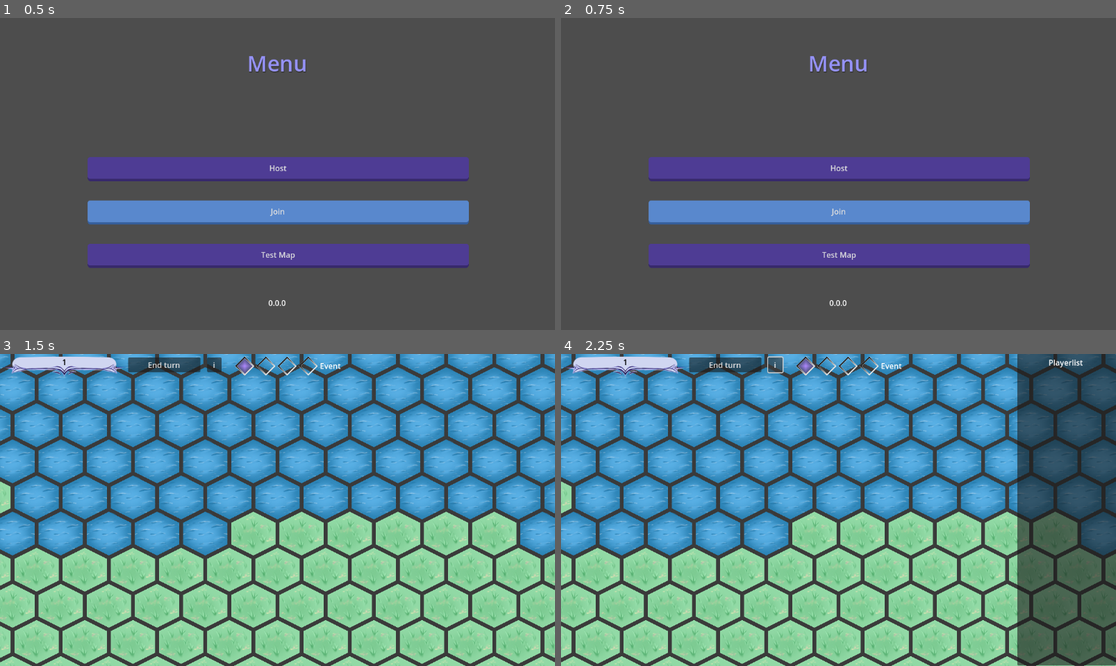
Above: before the commit, frames 1-4 (two rows, left to right).
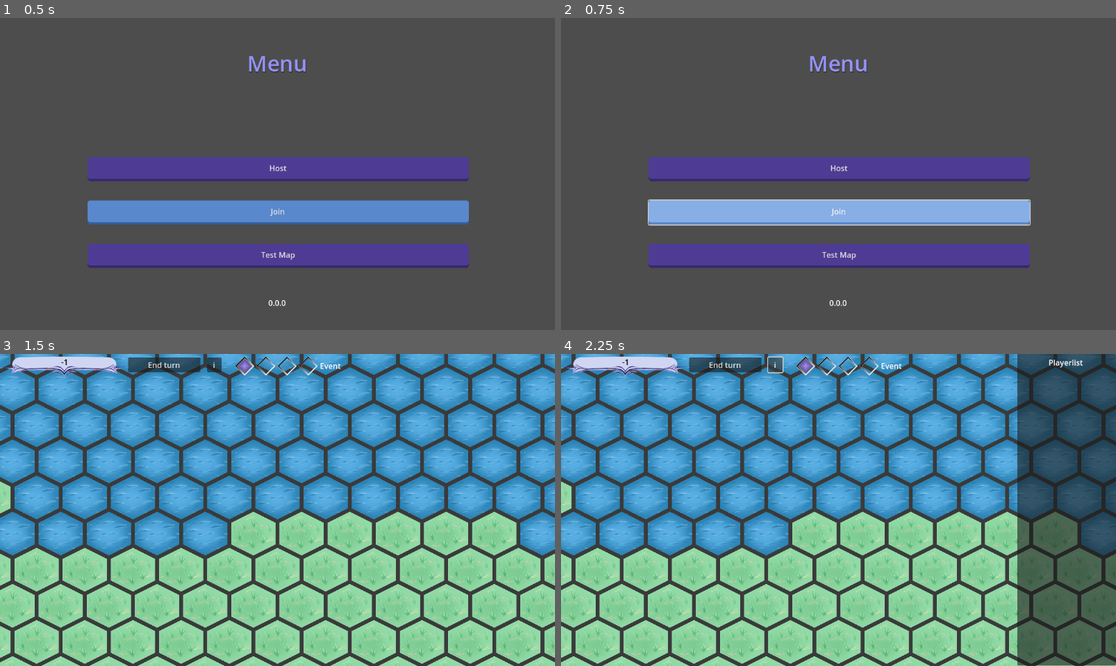
Above: after the commit, the same moments.

Repository: DragonCat4012/Shyv_Game
Game: Godot game, scene res://Scenes/menu.tscn
The game is run twice, just before and just after one commit, with the same random seed, the same clock (stepped at 60 frames per second) and the same inputs.
Inputs:
- Up to frame 1 (0.5 s): no input
- Up to frame 2 (0.75 s): click "Join" at 0.5 s
- Up to frame 3 (1.5 s): click "Test Map" at 1.25 s
- Up to frame 4 (2.25 s): click "i" at 2 s

Frame 1 is identical in both runs. In frame 2, 5.8% of the frame differs, in the area x 15-85%, y 58-67%; in frame 3, less than 0.1%; in frame 4, less than 0.1%.

Commit message:
Connect to lobbies

Diff:
--- a/GamManager.gd
+++ b/GamManager.gd
@@ -2,7 +2,7 @@
 
 var multiplayer_peer = ENetMultiplayerPeer.new()
 const Port = 9999
-const Adress = "127.0.0.1"
+const Adress = '127.0.0.1'
 
 # Lobby managment
 var connected_peer_ids: Array[int] = []
@@ -39,13 +39,19 @@
 var endedTurnNations: Array[String] = [] # host only, nationIDs which have finished their turn in the current game phase
 var hasEndedTurn = false # Client only to hide ent turn option and disable actions
 
+func _ready():
+	multiplayer.connected_to_server.connect(self._on_join_succeed)
+	multiplayer.connection_failed.connect(self._on_join_failure)
+
 func _on_host_pressed():
-	multiplayer_peer.create_server(Port)
+	isHost = true
+
+	multiplayer_peer.create_client(Adress, Port)
 	multiplayer.multiplayer_peer = multiplayer_peer
+
 	print_signed("created host id: ", multiplayer.get_unique_id())
-	ownID = multiplayer.get_unique_id()
-	isHost = true
-	print(multiplayer_peer.get_connection_status())
+
+	return # TODO: let server ahndle that? not sure
 	multiplayer_peer.peer_connected.connect(
 		func(new_peer_id):
 			rpc("_on_player_connected", new_peer_id)
@@ -62,41 +68,32 @@
 
 
 func _on_join_pressed():
-	if multiplayer_peer.create_client(Adress, Port) != OK:
-		print("connetion refused")
-
-#	multiplayer_peer.create_client(Adress, Port)
+	multiplayer_peer.create_client(Adress, Port)
 	multiplayer.multiplayer_peer = multiplayer_peer
 
-
-	get_tree().set_multiplayer(multiplayer_peer)
-	OfflineMultiplayerPeer
+func _on_join_succeed():
+	multiplayer.multiplayer_peer = multiplayer_peer
+	get_tree().set_multiplayer(multiplayer)
 	ownID = multiplayer.get_unique_id()
 
-	match  multiplayer_peer.get_connection_status():
-		0: # CONNECTION_DISCONNECTED
-			print("Disconnected")
-			# TODO: return to menu
-			return
-		1:  #CONNECTION_CONNECTING
-			print("Trying to connect....")
-			return
-		2: #CONNECTION_CONNECTED
+	print_signed("joined with: ", multiplayer.get_unique_id())
+	print_signed("already joined players: ", multiplayer.get_peers())
+	connected_peer_ids.assign(multiplayer.get_peers()) # TODO: filter out 1
+	connected = true
+	EventSystem.CONNECTED_SUCCESSFULL.emit()
 
-			print("Connected")
+	if isHost:
+		rpc_id(1,"_on_lobby_create", ownID)
 
-	print_signed("join with: ", multiplayer.get_unique_id())
-	print_signed("already joined players: ", multiplayer.get_peers())
-	connected_peer_ids.assign(multiplayer.get_peers())
-	connected = true # TODO move into connect callback
+func _on_join_failure():
+	print("Failed to connect to Server")
 
-	multiplayer_peer.peer_disconnected.connect (
-		func():
-			ownID = -1
-			connected = false
-			print("welp disconnect")
-	)
+# Server calls
+@rpc("any_peer", "call_remote", "reliable")
+func _on_lobby_create(lobbyID): # Ignore
+	print("ej")
 
+# MARK: RPc
 @rpc
 func _on_peer_disconnect(peerID):
 	print_signed("peer disconnected: ", peerID)
@@ -170,6 +167,7 @@
 	print("[",multiplayer.get_unique_id(), "]: ", arg, arg2, arg3, arg4)
 
 func reset_after_disconnect():
+	multiplayer.multiplayer_peer = null
 	connected_peer_ids = []
 	messages = {}
 	ready_peer_ids = []
--- a/Global/EventSystem.gd
+++ b/Global/EventSystem.gd
@@ -1,4 +1,7 @@
 extends Node
+
+# Lobby
+signal CONNECTED_SUCCESSFULL
 
 # Host
 signal PHASE_UPDATED(phase)
--- a/Scenes/Lobby/hostView.gd
+++ b/Scenes/Lobby/hostView.gd
@@ -3,6 +3,7 @@
 @onready var start_button = $StartButton
 @onready var player_rect = $Panel/VBoxContainer/Label
 @onready var v_box_container = $Panel/VBoxContainer
+@onready var id_label = $IDLabel
 
 var lastArr = ""
 
@@ -26,6 +27,7 @@
 		v_box_container.add_child(e)
 
 	lastArr = str(GamManager.connected_peer_ids)
+	id_label.text = "ID: " + str(GamManager.ownID)
 
 func _on_start_button_pressed():
 	var mapSeed = randi_range(0,9)
--- a/Scenes/Lobby/hostView.tscn
+++ b/Scenes/Lobby/hostView.tscn
@@ -15,6 +15,16 @@
 theme = ExtResource("2_wkbmb")
 text = "Host View
 "
+
+[node name="IDLabel" type="Label" parent="."]
+offset_left = 527.0
+offset_top = 61.0
+offset_right = 565.0
+offset_bottom = 84.0
+theme_override_colors/font_color = Color(0.659793, 0.645736, 0.990409, 1)
+text = "ID"
+horizontal_alignment = 1
+vertical_alignment = 1
 
 [node name="StartButton" type="Button" parent="."]
 offset_left = 964.0
--- a/Scenes/menu.gd
+++ b/Scenes/menu.gd
@@ -7,10 +7,11 @@
 	var version = file.get_as_text()
 	file.close()
 	version_label.text = version
+	EventSystem.CONNECTED_SUCCESSFULL.connect(_change_to_peer_view)
+
 
 func _on_join_button_pressed():
 	GamManager._on_join_pressed()
-	get_tree().change_scene_to_file(SceneManager.PEERSCENE)
 
 func _on_host_button_pressed():
 	GamManager._on_host_pressed()
@@ -18,3 +19,6 @@
 
 func _on_test_pressed():
 	get_tree().change_scene_to_file(SceneManager.GAMESCENE)
+#Scenes
+func _change_to_peer_view():
+	get_tree().change_scene_to_file(SceneManager.PEERSCENE)
--- a/ServerProject/Server.gd
+++ /dev/null
@@ -1,23 +0,0 @@
-extends Node
-
-var network = ENetMultiplayerPeer.new()
-var port = 9999
-
-func _ready():
-	start_server()
-
-
-func start_server():
-	network.create_server(port, 100)
-	print("Server started")
-	print(IP.get_local_addresses())
-	print(IP.resolve_hostname(str(OS.get_environment("COMPUTERNAME")),1))
-
-	network.connect("peer_connected", _peer_connected)
-	network.connect("peer_disconnected", _peer_disconnected)
-
-func _peer_connected(player_id):
-	print("> ", player_id, " Connected")
-
-func _peer_disconnected(player_id):
-	print("> ", player_id, " Disconnected")
--- a/ServerProject/icon.svg
+++ /dev/null
@@ -1 +0,0 @@
-<svg height="128" width="128" xmlns="http://www.w3.org/2000/svg"><rect x="2" y="2" width="124" height="124" rx="14" fill="#363d52" stroke="#212532" stroke-width="4"/><g transform="scale(.101) translate(122 122)"><g fill="#fff"><path d="M105 673v33q407 354 814 0v-33z"/><path d="m105 673 152 14q12 1 15 14l4 67 132 10 8-61q2-11 15-15h162q13 4 15 15l8 61 132-10 4-67q3-13 15-14l152-14V427q30-39 56-81-35-59-83-108-43 20-82 47-40-37-88-64 7-51 8-102-59-28-123-42-26 43-46 89-49-7-98 0-20-46-46-89-64 14-123 42 1 51 8 102-48 27-88 64-39-27-82-47-48 49-83 108 26 42 56 81zm0 33v39c0 276 813 276 814 0v-39l-134 12-5 69q-2 10-14 13l-162 11q-12 0-16-11l-10-65H446l-10 65q-4 11-16 11l-162-11q-12-3-14-13l-5-69z" fill="#478cbf"/><path d="M483 600c0 34 58 34 58 0v-86c0-34-58-34-58 0z"/><circle cx="725" cy="526" r="90"/><circle cx="299" cy="526" r="90"/></g><g fill="#414042"><circle cx="307" cy="532" r="60"/><circle cx="717" cy="532" r="60"/></g></g></svg>
--- a/ServerProject/project.godot
+++ /dev/null
@@ -1,21 +0,0 @@
-; Engine configuration file.
-; It's best edited using the editor UI and not directly,
-; since the parameters that go here are not all obvious.
-;
-; Format:
-;   [section] ; section goes between []
-;   param=value ; assign values to parameters
-
-config_version=5
-
-[application]
-
-config/name="ShyvServer"
-run/main_scene="res://server.tscn"
-config/features=PackedStringArray("4.2", "GL Compatibility")
-config/icon="res://icon.svg"
-
-[rendering]
-
-renderer/rendering_method="gl_compatibility"
-renderer/rendering_method.mobile="gl_compatibility"
--- a/ServerProject/server.tscn
+++ /dev/null
@@ -1,6 +0,0 @@
-[gd_scene load_steps=2 format=3 uid="uid://dwio0hbkua8dh"]
-
-[ext_resource type="Script" path="res://Server.gd" id="1_4ib36"]
-
-[node name="Server" type="Node"]
-script = ExtResource("1_4ib36")
Not shown, removed: ServerProject/icon.svg.import
